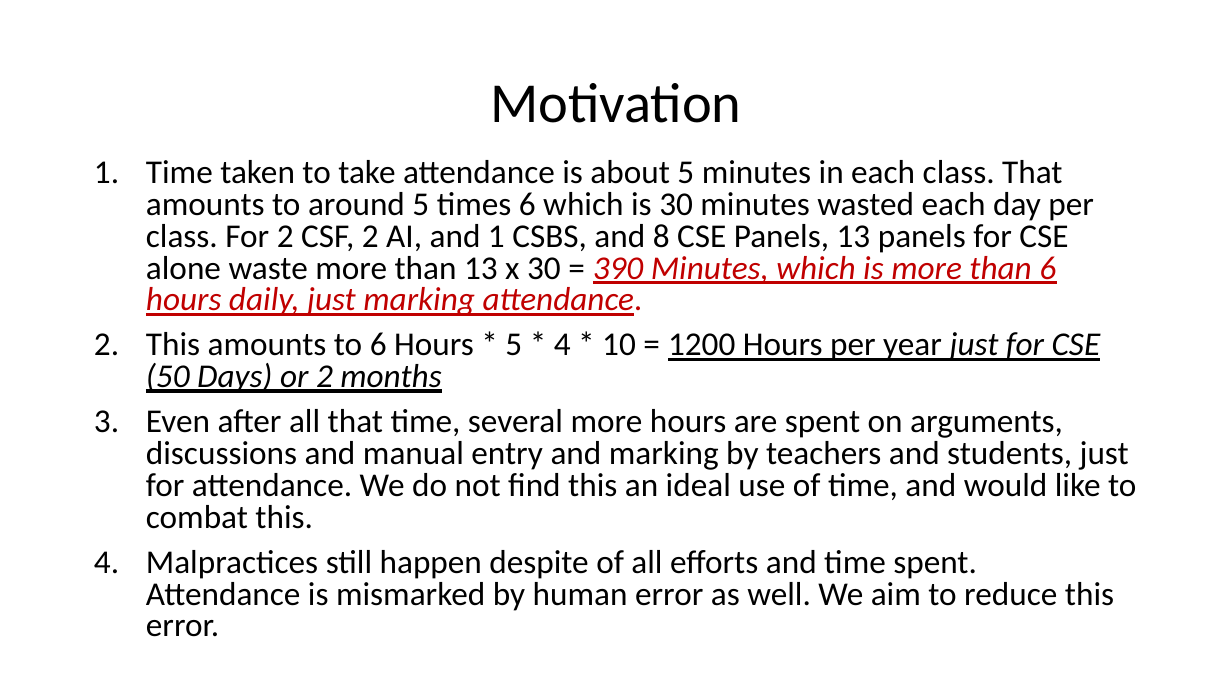
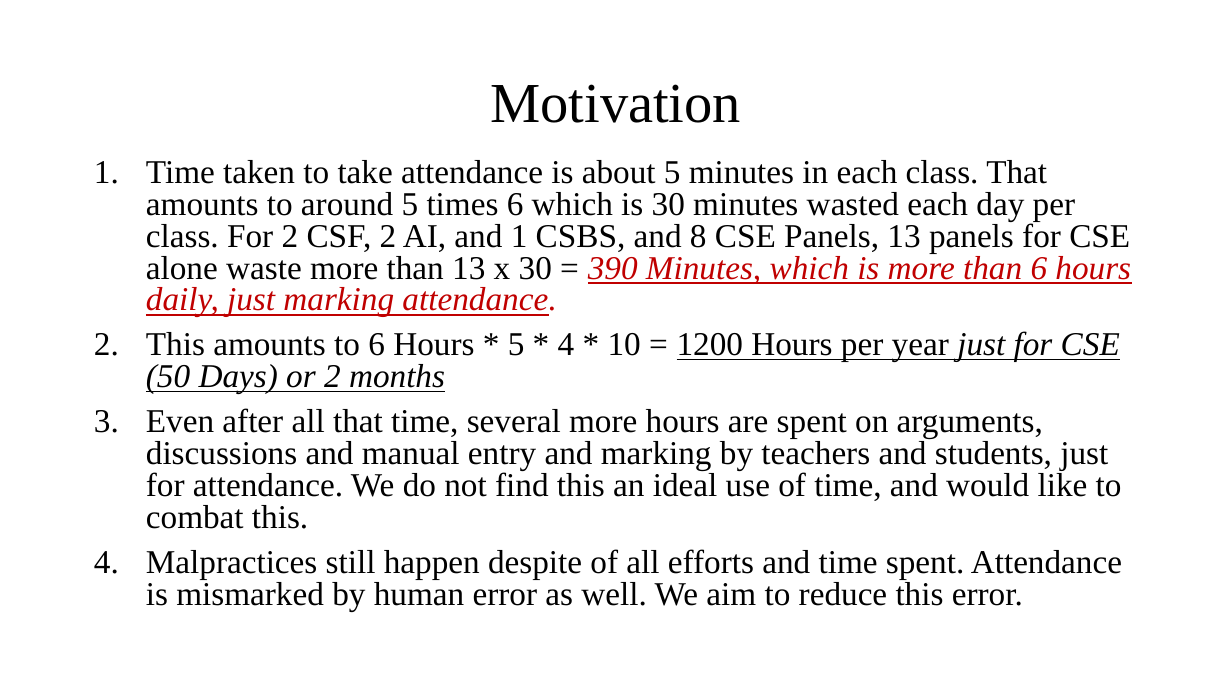
Before and after one commit to sourab777karad/Attendence-Assistant, a slide deck: slide 6 of docs/Presentation/Attendance Assitant PPT.pptx. Drawn at 1232x693 pixels with LibreOffice and Linux fonts; fonts in the diff are those of the drawing. Boxes give left, top, right and bottom in pixels: in the first picture for what was removed or moved away, otherwise in the second. Text is boxed around its words. In the diff, an @@ line names an element or a change of style, - is before the commit and + after.

```diff
--- a/docs/Presentation/Attendance Assitant PPT.pptx
+++ b/docs/Presentation/Attendance Assitant PPT.pptx
@@ title "Motivation" at box(490, 84, 741, 123): font Calibri to Times New Roman @@
@@ text "Time taken to take attendance ..." at box(146, 160, 1131, 611): font Calibri to Times New Roman @@
```
Also in this commit, not shown: 21 other slides changed, 11 other files.
